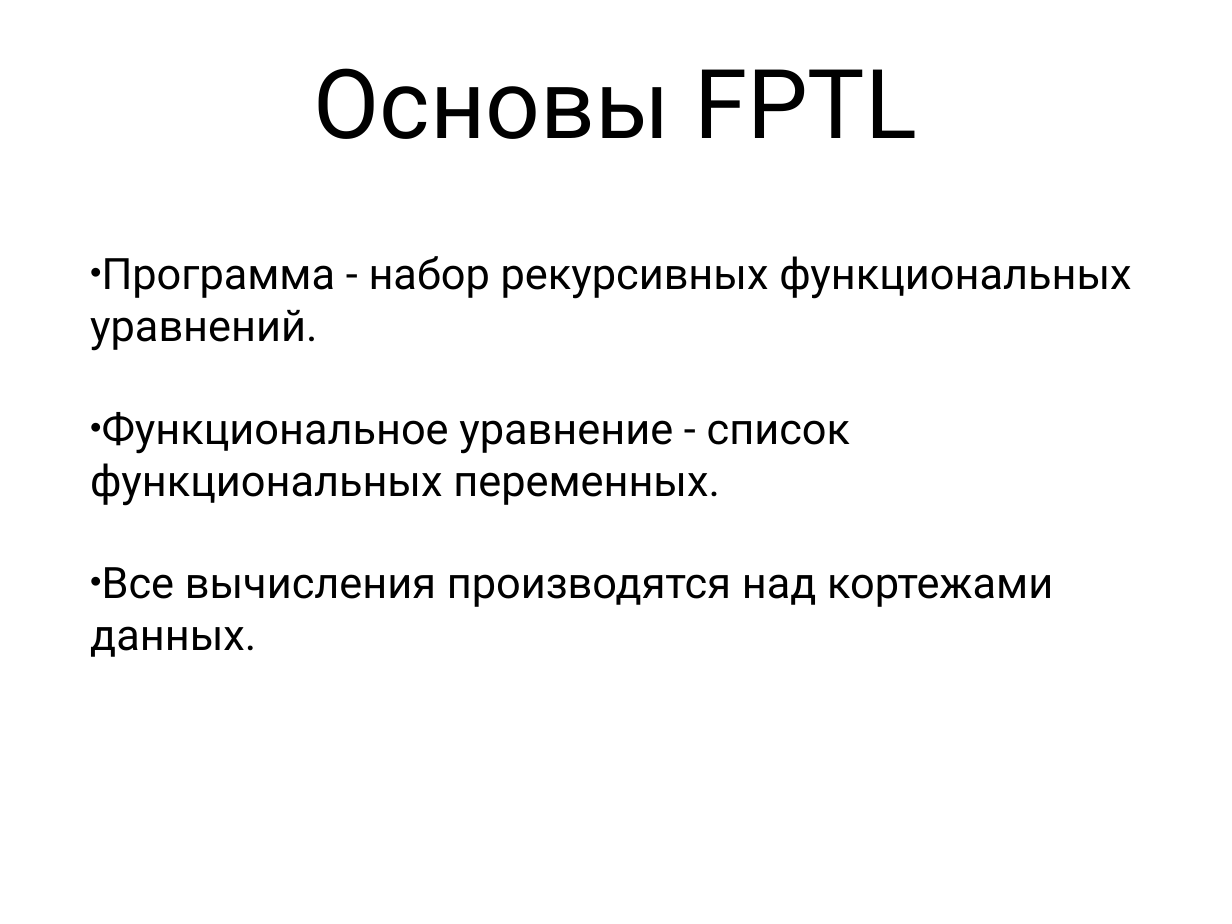
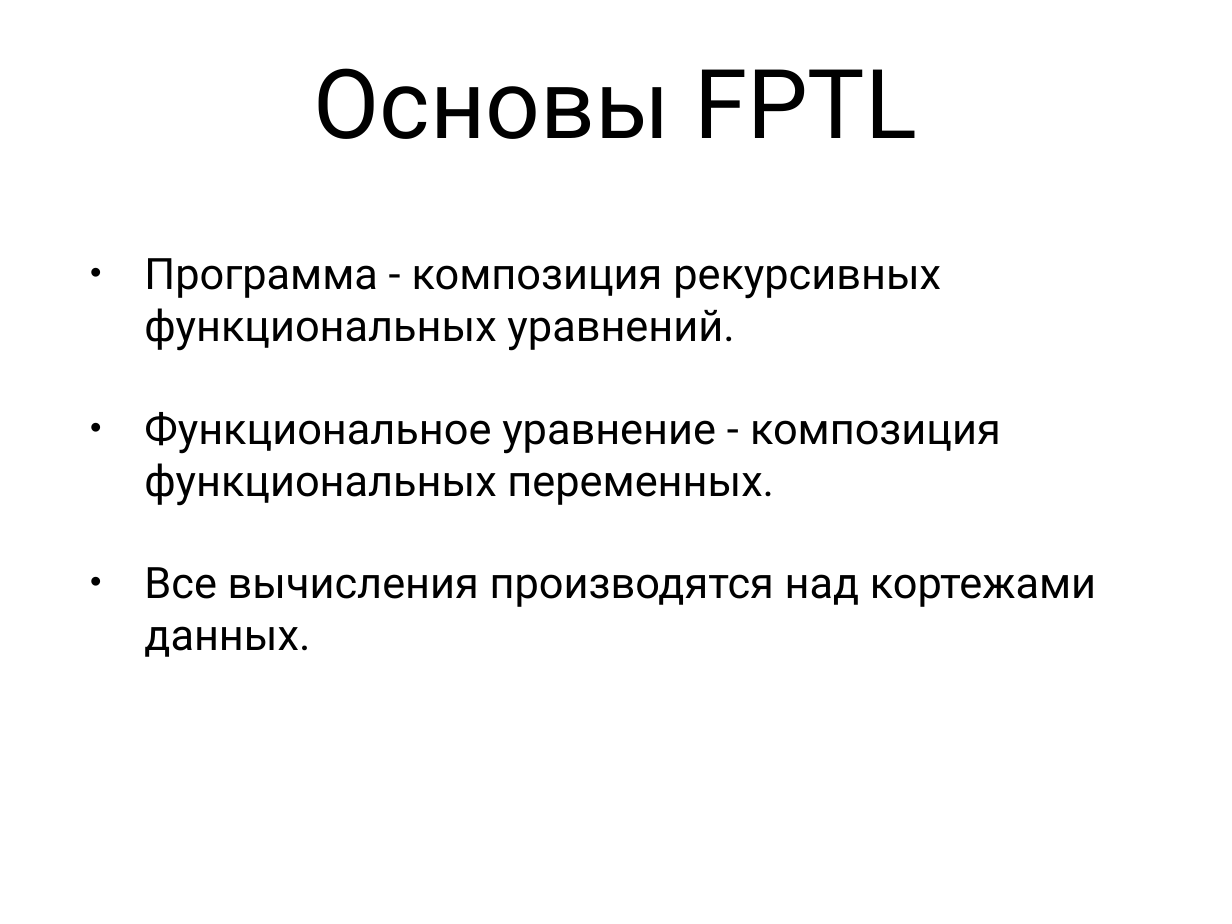
Before and after one commit to Zumisha/Parallel-Programming, a slide deck: slide 3 of Документация/fptl.ppt (slide 4 before the commit). Drawn at 1232x924 pixels with LibreOffice and Linux fonts; fonts in the diff are those of the drawing. Boxes give left, top, right and bottom in pixels: in the first picture for what was removed or moved away, otherwise in the second. Text is boxed around its words. In the diff, an @@ line names an element or a change of style, - is before the commit and + after.

```diff
--- a/Документация/fptl.ppt
+++ b/Документация/fptl.ppt
@@ text at bbox=[144, 258, 1001, 506]: text changed @@
-• Программа - набор рекурсивных функциональных уравнений.
-• Функциональное уравнение - список функциональных переменных.
+• Программа - композиция рекурсивных функциональных уравнений.
+• Функциональное уравнение - композиция функциональных переменных.
@@ text at bbox=[144, 567, 1096, 657]: indent changed @@
```
Also in this commit, not shown: 26 other slides changed, 1 slide removed, 1 other file.
